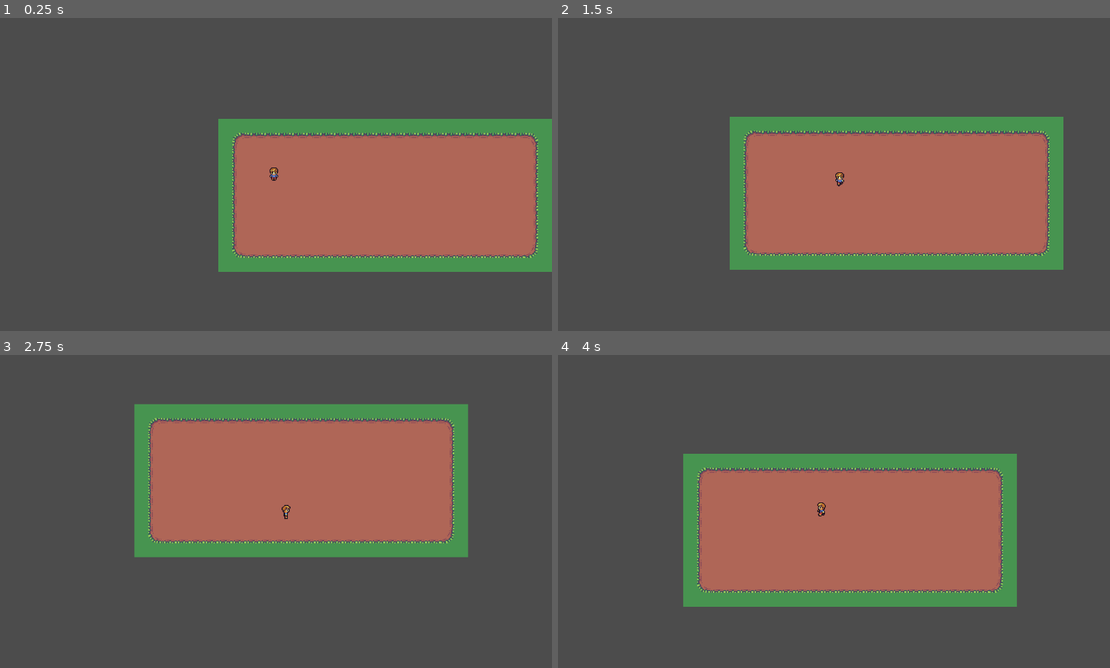
Above: before the commit, frames 1-4 (two rows, left to right).
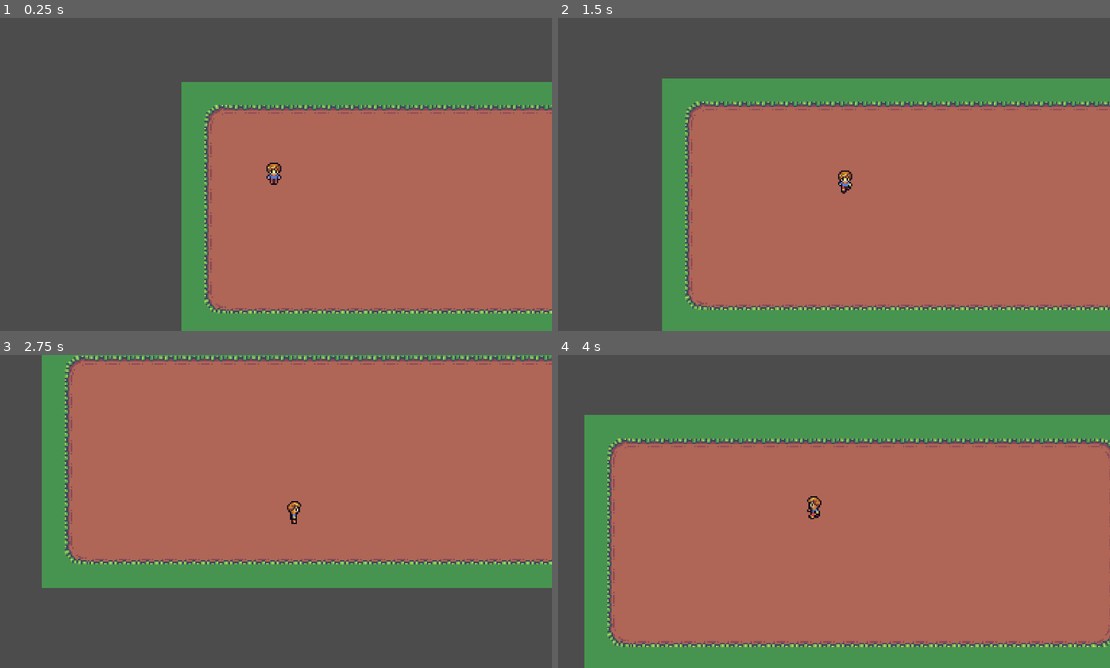
Above: after the commit, the same moments.

Repository: wolflint/godot-farming-rpg
Game: Godot game, scene res://Maps/TestMap.tscn
Two runs of this game, one before a commit and one after it. Both use one fixed random seed, a clock stepped at 60 frames per second and the inputs below.
Inputs (mouse positions are in pixels of both pictures, inside the frame that each line leads up to):
- Up to frame 1 (0.25 s): no input
- Up to frame 2 (1.5 s): tap Enter at 0.5 s; move the mouse to (955, 158) at 0.52 s; hold D (move_right) 0.53-1.28 s; click (955, 158) at 0.67 s; move the mouse to (718, 190) at 1.27 s; hold S (move_down) from 1.28 s (still down); click (718, 190) at 1.42 s
- Up to frame 3 (2.75 s): move the mouse to (331, 442) at 2.02 s; release S (move_down) at 2.03 s; hold D (move_right) from 2.03 s (still down); click (331, 442) at 2.17 s
- Up to frame 4 (4 s): move the mouse to (806, 574) at 2.77 s; release D (move_right) at 2.78 s; hold W (move_up) 2.78-3.53 s; click (806, 574) at 2.92 s; move the mouse to (999, 558) at 3.52 s; hold A (move_left) from 3.53 s (still down); click (999, 558) at 3.67 s

The runs differ from the first frame. In frame 1, 32% of the frame differs, in the area x 32-100%, y 20-100%; in frame 2, 44%; in frame 3, 47%; in frame 4, 55%, in the area x 4-100%, y 19-100%.

Commit message:
Added custom arrow and hoe cursor

Diff:
--- a/src/Maps/TestMap.tscn
+++ b/src/Maps/TestMap.tscn
@@ -201,5 +201,5 @@
 
 [node name="Camera2D" type="Camera2D" parent="Level/Player"]
 current = true
-zoom = Vector2( 0.5, 0.5 )
+zoom = Vector2( 0.3, 0.3 )
 smoothing_enabled = true
--- a/src/Maps/TileMap.gd
+++ b/src/Maps/TileMap.gd
@@ -1,15 +1,27 @@
 extends TileMap
 
+var cursor_arrow = load("res://Rand/cursor_arrow.png")
+var cursor_hoe = load("res://Rand/cursor_hoe.png")
+
 func _unhandled_input(event):
+	var mousePos = self.get_local_mouse_position()
+	var mouseTilePos = world_to_map(mousePos)
+
+	if event is InputEventMouseMotion:
+		if _mouse_in_player_range(mouseTilePos):
+			_change_cursor(cursor_hoe)
+		else:
+			_change_cursor(cursor_arrow)
 
 	if Input.is_mouse_button_pressed(BUTTON_LEFT):
 
-		var mousePos = self.get_local_mouse_position()
-		var mouseTilePos = world_to_map(mousePos)
 		var cell = get_cellv(mouseTilePos)
 
 		if _mouse_in_player_range(mouseTilePos):
 			_change_tile(cell, mouseTilePos)
+
+func _change_cursor(cursor):
+	Input.set_custom_mouse_cursor(cursor)
 
 func _change_tile(cell, mouseTilePos):
 	# Check if the clicked tile is a dirt tile
--- a/src/project.godot
+++ b/src/project.godot
@@ -26,6 +26,7 @@
 window/size/test_width=1280
 window/size/test_height=720
 window/dpi/allow_hidpi=true
+mouse_cursor/custom_image="res://Rand/cursor_arrow.png"
 
 [importer_defaults]
 
Binary file added: src/Rand/cursor_arrow.png
Not shown, changed: src/Rand/cursor_arrow.png.import
Binary file added: src/Rand/cursor_hoe.png
Not shown, added: src/Rand/cursor_hoe.png.import
Binary file removed: src/Rand/wakeupQR.png
